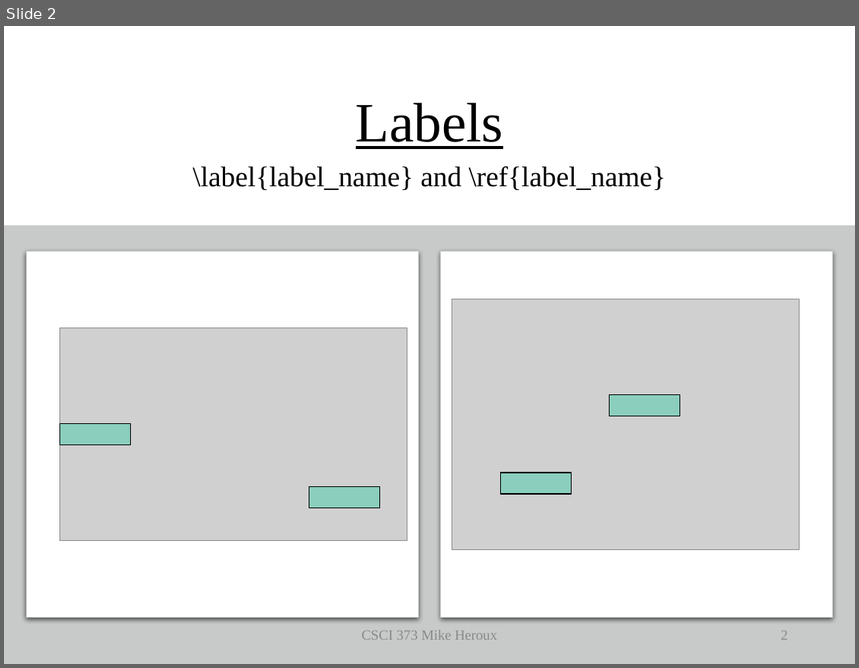
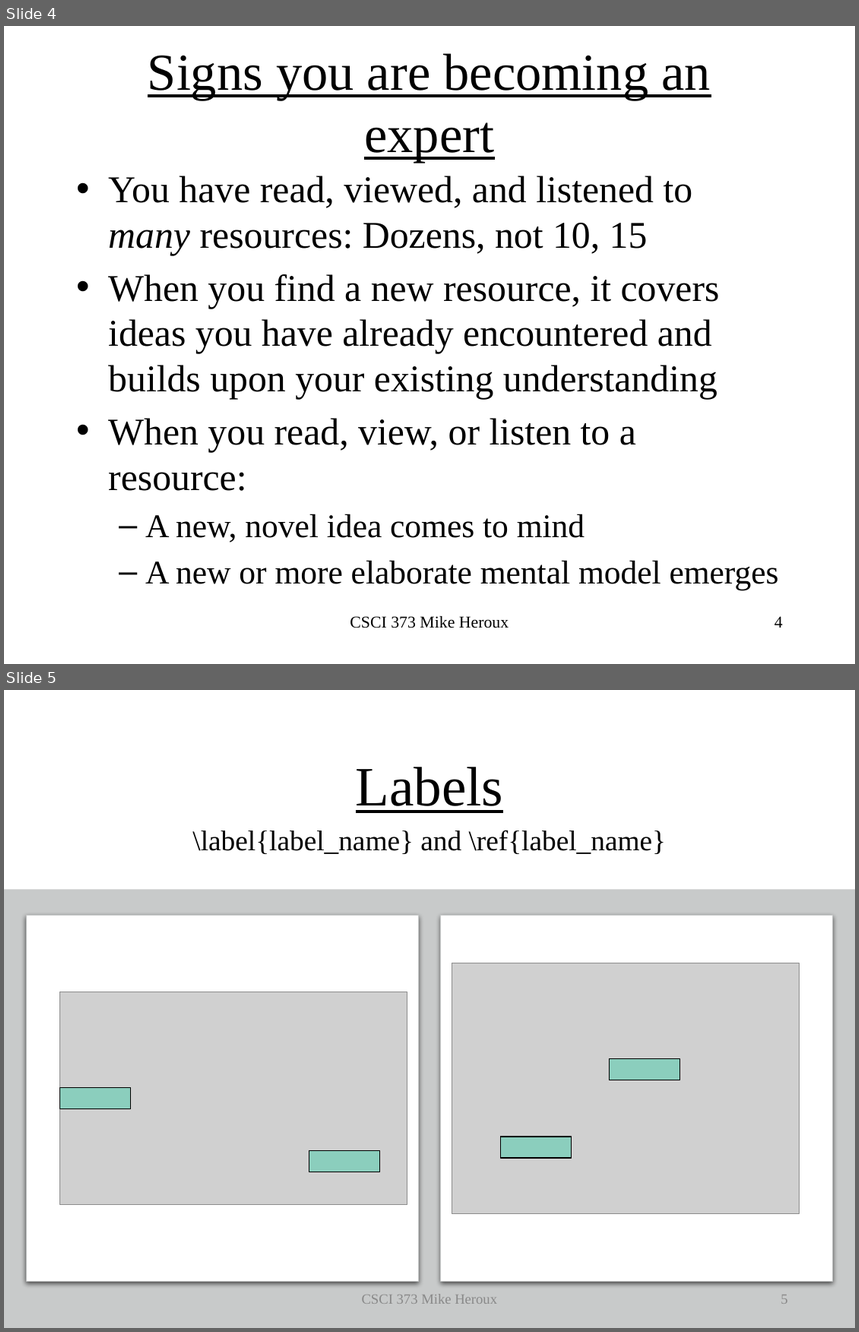
Before and after one commit to maherou/Teaching, a slide deck: files/CS373/TechWritingSpeaking2.0.pptx. Shown one above the other, each under a label of ours: slide 2 before the commit, slides 4 and 5 after it. The pictures are 859x668 and 859x1332 pixels, drawn with LibreOffice and Linux fonts; fonts in the diff are those of the drawing; grey boxes stand for pictures. Boxes give left, top, right and bottom in pixels: in the first picture for what was removed or moved away, otherwise in the second. Text is boxed around its words. In the diff, an @@ line names an element or a change of style, - is before the commit and + after.

```diff
--- a/files/CS373/TechWritingSpeaking2.0.pptx
+++ b/files/CS373/TechWritingSpeaking2.0.pptx
@@ slide 4 added at [4,26,855,664], background #FFFFFF @@
@@ title added at [148,53,711,162], 44 pt, text #000000, underline @@
+Signs you are becoming an expert
@@ text added at [108,176,779,591], 32 pt, text #000000 @@
+• You have read, viewed, and listened to many resources: Dozens, not 10, 15
+• When you find a new resource, it covers ideas you have already encountered and builds upon your existing understanding
+• When you read, view, or listen to a resource:
+  – A new, novel idea comes to mind
+  – A new or more elaborate mental model emerges
@@ text added at [350,617,509,629], 14 pt, text #000000 @@
+CSCI 373 Mike Heroux
@@ page number added at [775,617,783,628], 14 pt, text #000000 @@
+4
@@ what was slide 2 is now slide 5 @@
@@ page number at [781,1295,788,1304]: text changed @@
-2
+5
```
Also in this commit, not shown: 1 slide changed, 2 other slides added, 1 other file.
